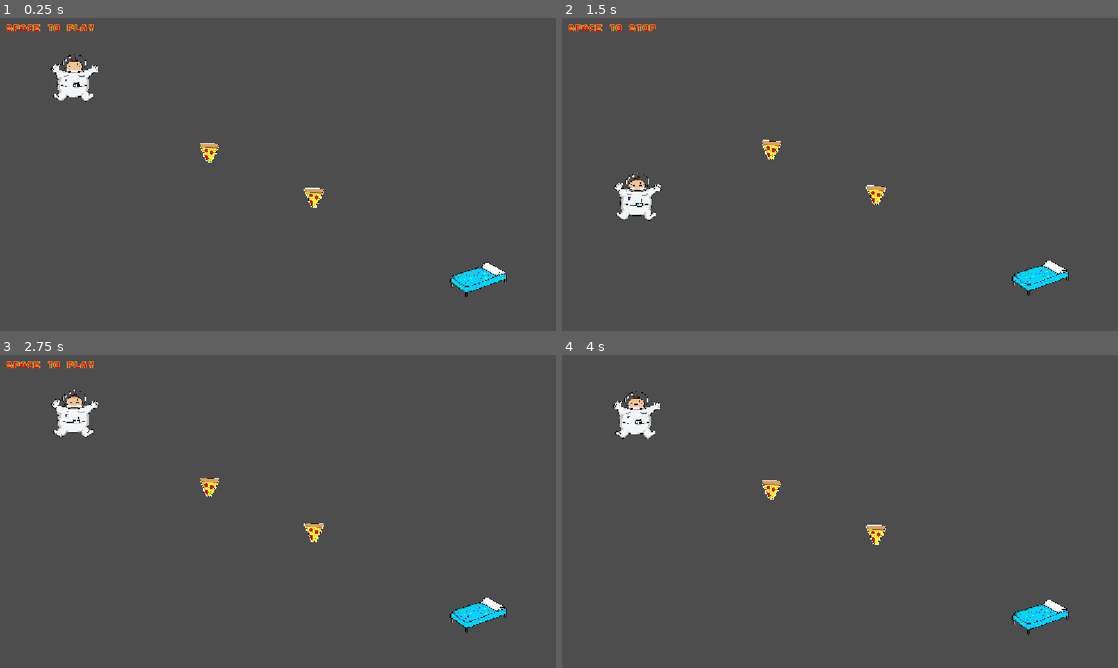
Above: before the commit, frames 1-4 (two rows, left to right).
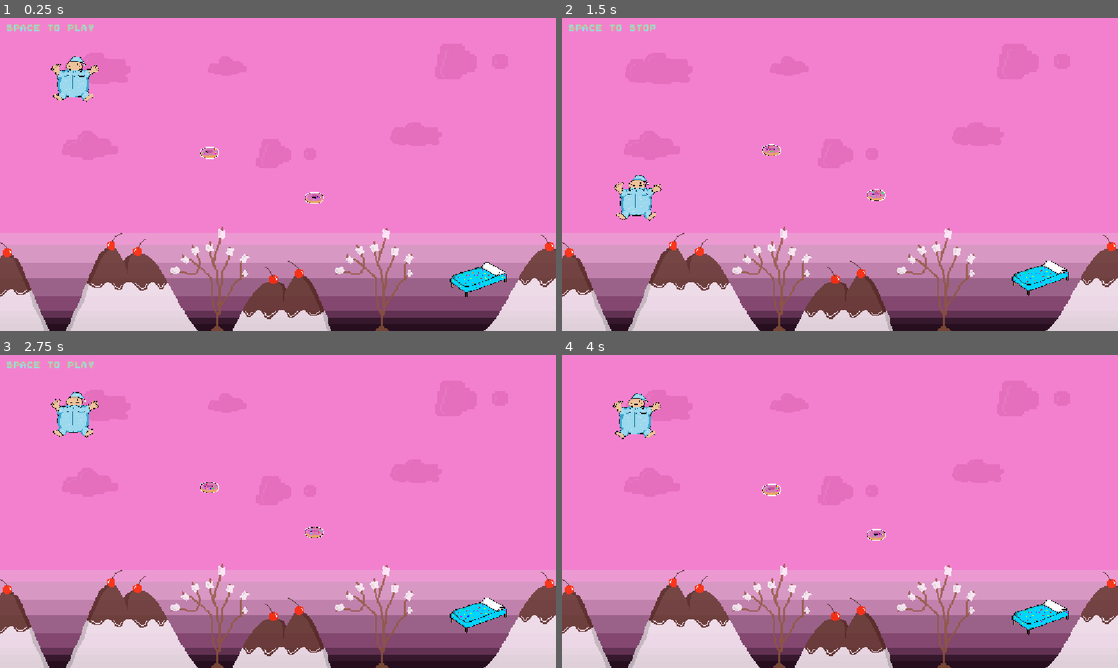
Above: after the commit, the same moments.

Repository: ivaivaiva1/desenhar_fofo
Game: Godot game, scene res://Scenes/level_manager.tscn
The game is run twice, just before and just after one commit, with the same random seed, the same clock (stepped at 60 frames per second) and the same inputs.
Inputs (mouse positions are in pixels of both pictures, inside the frame that each line leads up to):
- Up to frame 1 (0.25 s): no input
- Up to frame 2 (1.5 s): move the mouse to (840, 27) at 0.52 s; click (840, 27) at 0.67 s; tap Space (ui_accept) at 0.77 s; move the mouse to (728, 190) at 1.27 s; click (728, 190) at 1.42 s
- Up to frame 3 (2.75 s): tap Space (ui_accept) at 1.52 s; move the mouse to (333, 442) at 2.02 s; click (333, 442) at 2.17 s
- Up to frame 4 (4 s): move the mouse to (812, 574) at 2.77 s; click (812, 574) at 2.92 s; tap Space (ui_accept) at 3.02, 3.77 s; move the mouse to (1006, 558) at 3.52 s; click (1006, 558) at 3.67 s

The runs differ from the first frame. In frame 1, 99% of the frame differs, in the area x 0-100%, y 0-100%; in frame 2, 99%; in frame 3, 99%; in frame 4, 99%.

Commit message:
feat: SkinPicker

Diff:
--- a/Levels/Candy/level08_candy.tscn
+++ b/Levels/Candy/level08_candy.tscn
@@ -45,9 +45,11 @@
 [node name="pudim" parent="." unique_id=2051217350 instance=ExtResource("6_eqi3e")]
 position = Vector2(128, 448)
 rotation = 1.5707964
-pudim_force = 800.0
+pudim_force = 500.0
 
 [node name="pudim2" parent="." unique_id=540096184 instance=ExtResource("6_eqi3e")]
 position = Vector2(1024, 448)
 rotation = -1.5707964
-pudim_force = 800.0
+pudim_force = 500.0
+
+[editable path="collectables_controller/collectable"]
--- a/Scenes/Entitys/cama.tscn
+++ b/Scenes/Entitys/cama.tscn
@@ -1,13 +1,15 @@
 [gd_scene format=3 uid="uid://m64lbytajtml"]
 
 [ext_resource type="Script" uid="uid://bxntjccfapdub" path="res://Scripts/GameCore/Objects/cama.gd" id="1_5o4a5"]
-[ext_resource type="Texture2D" uid="uid://bcynbwdwllm32" path="res://Sprites/cama.png" id="1_hiwqy"]
+[ext_resource type="Texture2D" uid="uid://bcynbwdwllm32" path="res://Sprites/Candy/cama_candy.png" id="1_hiwqy"]
 [ext_resource type="Script" uid="uid://cbc24q2fpet5x" path="res://Scripts/Behaviours/floating.gd" id="2_yx27d"]
 
 [node name="cama" type="Node2D" unique_id=1009130463 groups=["Cama"]]
 script = ExtResource("1_5o4a5")
+entity_type = 2
 
 [node name="Sprite" type="Sprite2D" parent="." unique_id=1182990813]
+unique_name_in_owner = true
 scale = Vector2(1.15, 1.15)
 texture = ExtResource("1_hiwqy")
 
--- a/Scenes/Entitys/player.tscn
+++ b/Scenes/Entitys/player.tscn
@@ -1,7 +1,7 @@
 [gd_scene format=3 uid="uid://cre6fiyfcf35x"]
 
 [ext_resource type="Script" uid="uid://doceqgnqsgu5" path="res://Scripts/GameCore/Objects/player.gd" id="1_cvnsp"]
-[ext_resource type="Texture2D" uid="uid://biqh22lkslyvy" path="res://Sprites/gordao_astronauta.png" id="2_cvnsp"]
+[ext_resource type="Texture2D" uid="uid://biqh22lkslyvy" path="res://Sprites/Space/bob_space.png" id="2_cvnsp"]
 
 [sub_resource type="PhysicsMaterial" id="PhysicsMaterial_ryrav"]
 friction = 0.02
--- a/Scenes/Entitys/pudim.tscn
+++ b/Scenes/Entitys/pudim.tscn
@@ -1,8 +1,8 @@
 [gd_scene format=3 uid="uid://c8rqtnxypgm2q"]
 
-[ext_resource type="Texture2D" uid="uid://doaryc8bvmlbd" path="res://Sprites/prato.png" id="1_0506k"]
+[ext_resource type="Texture2D" uid="uid://doaryc8bvmlbd" path="res://Sprites/Candy/prato.png" id="1_0506k"]
 [ext_resource type="Script" uid="uid://c53s34m5o7vy1" path="res://Scripts/Entitys/pudim.gd" id="1_i4r8i"]
-[ext_resource type="Texture2D" uid="uid://qyc7n8op0nbm" path="res://Sprites/gelatina_amarela.png" id="2_i4r8i"]
+[ext_resource type="Texture2D" uid="uid://b8nf62o6co4pv" path="res://Sprites/Candy/gelatina_rosa.png" id="3_h3n23"]
 [ext_resource type="Script" uid="uid://cbc24q2fpet5x" path="res://Scripts/Behaviours/floating.gd" id="4_h3n23"]
 
 [node name="Pudim" type="StaticBody2D" unique_id=540096184 groups=["Pudim"]]
@@ -29,7 +29,7 @@
 [node name="pudim_sprite" type="Sprite2D" parent="sprites_container" unique_id=1241014564]
 unique_name_in_owner = true
 scale = Vector2(2.595, 2.595)
-texture = ExtResource("2_i4r8i")
+texture = ExtResource("3_h3n23")
 
 [node name="floating" type="Node2D" parent="." unique_id=987034080 node_paths=PackedStringArray("floating_object")]
 script = ExtResource("4_h3n23")
--- /dev/null
+++ b/Scenes/Enviorements/candy_enviorement.tscn
@@ -0,0 +1,127 @@
+[gd_scene format=3 uid="uid://bjiygpavx67dp"]
+
+[ext_resource type="Texture2D" uid="uid://dynn24s0cgww8" path="res://Sprites/Candy/Enviorement/sky1.png" id="1_yj73v"]
+[ext_resource type="Texture2D" uid="uid://br3hu3gt17jcy" path="res://Sprites/Candy/Enviorement/sky2.png" id="2_6s8k7"]
+[ext_resource type="Texture2D" uid="uid://58fhp3m762ya" path="res://Sprites/Candy/Enviorement/sky4.png" id="3_jchrq"]
+[ext_resource type="Texture2D" uid="uid://oexbrmxo2uuf" path="res://Sprites/Candy/Enviorement/sky3.png" id="4_8sfmg"]
+[ext_resource type="Texture2D" uid="uid://b5mv7brituycr" path="res://Sprites/Candy/Enviorement/marshmallow_tree.png" id="5_d2xpe"]
+[ext_resource type="Texture2D" uid="uid://ia5nmvp0gtap" path="res://Sprites/Candy/Enviorement/sweet_mountain.png" id="6_3gkgr"]
+[ext_resource type="Texture2D" uid="uid://c75wgj1nan33w" path="res://Sprites/Candy/Enviorement/cloud_1.png" id="7_rswk1"]
+[ext_resource type="Texture2D" uid="uid://mcy8ebs17j57" path="res://Sprites/Candy/Enviorement/cloud_2.png" id="8_kb8rp"]
+[ext_resource type="Texture2D" uid="uid://xals5i2qw46p" path="res://Sprites/Candy/Enviorement/cloud_3.png" id="9_0ow7h"]
+
+[node name="CandyEnviorement" type="Node2D" unique_id=1520312425]
+
+[node name="Sky1" type="Sprite2D" parent="." unique_id=493116398]
+visible = false
+z_index = -4096
+position = Vector2(574.6667, 326.5)
+scale = Vector2(0.6027778, 0.6027778)
+texture = ExtResource("1_yj73v")
+
+[node name="Sky2" type="Sprite2D" parent="." unique_id=2033112129]
+visible = false
+z_index = -4096
+position = Vector2(572.1854, 328.75)
+scale = Vector2(2.4438205, 2.4438202)
+texture = ExtResource("2_6s8k7")
+
+[node name="Sky3" type="Sprite2D" parent="." unique_id=731868240]
+visible = false
+z_index = -4096
+position = Vector2(660, 328.5)
+scale = Vector2(4.4066668, 4.4066668)
+texture = ExtResource("4_8sfmg")
+
+[node name="Sky4" type="Sprite2D" parent="." unique_id=920171103]
+z_index = -4096
+position = Vector2(574.37494, 324)
+scale = Vector2(3.8708332, 3.255)
+texture = ExtResource("3_jchrq")
+
+[node name="MarshmallowTree" type="Sprite2D" parent="." unique_id=682389699]
+modulate = Color(1, 1, 1, 0.7647059)
+z_index = -1000
+position = Vector2(776, 546)
+scale = Vector2(1.4642857, 1.4642857)
+texture = ExtResource("5_d2xpe")
+
+[node name="MarshmallowTree2" type="Sprite2D" parent="." unique_id=1227331052]
+modulate = Color(1, 1, 1, 0.7647059)
+z_index = -1000
+position = Vector2(435, 546)
+scale = Vector2(1.4642857, 1.4642857)
+texture = ExtResource("5_d2xpe")
+
+[node name="SweetMountain" type="Sprite2D" parent="." unique_id=1483374933]
+modulate = Color(1, 1, 1, 0.8627451)
+z_index = -1000
+position = Vector2(295, 572.00006)
+scale = Vector2(2.0259995, 2.0259995)
+texture = ExtResource("6_3gkgr")
+
+[node name="SweetMountain2" type="Sprite2D" parent="." unique_id=670801758]
+modulate = Color(1, 1, 1, 0.8627451)
+z_index = -1000
+position = Vector2(556, 630)
+scale = Vector2(2.0259995, 2.0259995)
+texture = ExtResource("6_3gkgr")
+flip_h = true
+
+[node name="SweetMountain3" type="Sprite2D" parent="." unique_id=1637645059]
+modulate = Color(1, 1, 1, 0.8627451)
+z_index = -1000
+position = Vector2(1128, 563.00006)
+scale = Vector2(2.0259995, 2.0259995)
+texture = ExtResource("6_3gkgr")
+flip_h = true
+
+[node name="SweetMountain4" type="Sprite2D" parent="." unique_id=1017383078]
+modulate = Color(1, 1, 1, 0.8627451)
+z_index = -1000
+position = Vector2(-50, 586.00006)
+scale = Vector2(2.0259995, 2.0259995)
+texture = ExtResource("6_3gkgr")
+flip_h = true
+
+[node name="Cloud1" type="Sprite2D" parent="." unique_id=1103447442]
+modulate = Color(0.84, 0.47879997, 0.72562003, 0.49803922)
+z_index = -1000
+position = Vector2(200.99998, 105)
+scale = Vector2(2.58, 2.58)
+texture = ExtResource("7_rswk1")
+
+[node name="Cloud2" type="Sprite2D" parent="." unique_id=808086901]
+modulate = Color(0.84, 0.47879997, 0.72562003, 0.49803922)
+z_index = -1000
+position = Vector2(862.225, 240.375)
+scale = Vector2(1.9700001, 1.9700001)
+texture = ExtResource("7_rswk1")
+
+[node name="Cloud3" type="Sprite2D" parent="." unique_id=2122272762]
+modulate = Color(0.84, 0.47879997, 0.72562003, 0.49803922)
+z_index = -1000
+position = Vector2(976, 90)
+scale = Vector2(5.214286, 5.214286)
+texture = ExtResource("8_kb8rp")
+
+[node name="Cloud6" type="Sprite2D" parent="." unique_id=1507023488]
+modulate = Color(0.84, 0.47879997, 0.72562003, 0.49803922)
+z_index = -1000
+position = Vector2(593.0178, 281.25003)
+scale = Vector2(4.249998, 4.249998)
+texture = ExtResource("8_kb8rp")
+
+[node name="Cloud4" type="Sprite2D" parent="." unique_id=1542668001]
+modulate = Color(0.84, 0.47879997, 0.72562003, 0.49803922)
+z_index = -1000
+position = Vector2(186.58334, 263.25)
+scale = Vector2(2.8333335, 2.8333333)
+texture = ExtResource("9_0ow7h")
+
+[node name="Cloud5" type="Sprite2D" parent="." unique_id=483153927]
+modulate = Color(0.84, 0.47879997, 0.72562003, 0.49803922)
+z_index = -1000
+position = Vector2(471.67264, 99.125)
+scale = Vector2(1.9880964, 1.9880961)
+texture = ExtResource("9_0ow7h")
--- a/Scenes/Enviorements/space_enviorement.tscn
+++ b/Scenes/Enviorements/space_enviorement.tscn
@@ -1,7 +1,7 @@
 [gd_scene format=3 uid="uid://cpgoaknm65vp5"]
 
-[ext_resource type="Texture2D" uid="uid://hcaex61xyblt" path="res://Sprites/pixelart_starfields/pixelart_starfield.png" id="1_7vfud"]
-[ext_resource type="Texture2D" uid="uid://bomsuprhx1klp" path="res://Sprites/pixelart_starfields/pixelart_starfield_corona.png" id="2_qsvle"]
+[ext_resource type="Texture2D" uid="uid://hcaex61xyblt" path="res://Sprites/Space/pixelart_starfields/pixelart_starfield.png" id="1_7vfud"]
+[ext_resource type="Texture2D" uid="uid://bomsuprhx1klp" path="res://Sprites/Space/pixelart_starfields/pixelart_starfield_corona.png" id="2_qsvle"]
 
 [node name="SpaceEnviorement" type="Node2D" unique_id=1520312425]
 
--- a/Scenes/food.tscn
+++ b/Scenes/food.tscn
@@ -1,6 +1,6 @@
 [gd_scene format=3 uid="uid://cumvxyqe4xg4r"]
 
-[ext_resource type="Texture2D" uid="uid://vaub5rxhlur4" path="res://Sprites/pizza.png" id="1_3rsma"]
+[ext_resource type="Texture2D" uid="uid://vaub5rxhlur4" path="res://Sprites/Space/pizza.png" id="1_3rsma"]
 [ext_resource type="Script" uid="uid://fjshigaxwr0q" path="res://Scripts/GameCore/Objects/collectable.gd" id="1_licok"]
 [ext_resource type="Script" uid="uid://cbc24q2fpet5x" path="res://Scripts/Behaviours/floating.gd" id="3_me652"]
 
@@ -10,6 +10,7 @@
 [node name="food" type="Node2D" unique_id=186391876 groups=["Collectable"]]
 scale = Vector2(1.015, 1.015)
 script = ExtResource("1_licok")
+entity_type = 1
 
 [node name="Area2D" type="Area2D" parent="." unique_id=1524499499]
 
--- a/Scenes/level_manager.tscn
+++ b/Scenes/level_manager.tscn
@@ -13,7 +13,6 @@
 [node name="load_level" type="Node2D" parent="." unique_id=306488323]
 unique_name_in_owner = true
 script = ExtResource("2_ghtn7")
-current_world = 1
 level = 1
 
 [node name="line_controller" type="Node2D" parent="." unique_id=1640535268]
@@ -27,6 +26,6 @@
 script = ExtResource("9_ejytl")
 
 [node name="state_label" parent="." unique_id=23194447 instance=ExtResource("6_pakjl")]
-theme_override_colors/default_color = Color(0.8627451, 0.047058824, 0.047058824, 1)
-theme_override_colors/font_outline_color = Color(0.9843137, 0.9490196, 0.21176471, 1)
+theme_override_colors/default_color = Color(0.84313726, 0.48235294, 0.7294118, 1)
+theme_override_colors/font_outline_color = Color(0.6039216, 0.84705883, 0.93333334, 1)
 text = " SPACE TO PLAY"
--- a/Scenes/player_spawner.tscn
+++ b/Scenes/player_spawner.tscn
@@ -1,16 +1,19 @@
 [gd_scene format=3 uid="uid://hv0uyenq7lw7"]
 
-[ext_resource type="Texture2D" uid="uid://biqh22lkslyvy" path="res://Sprites/gordao_astronauta.png" id="1_iwcbr"]
+[ext_resource type="Texture2D" uid="uid://biqh22lkslyvy" path="res://Sprites/Space/bob_space.png" id="1_iwcbr"]
+[ext_resource type="Script" uid="uid://bm3hli5g32ixb" path="res://Scripts/GameCore/player_spawner.gd" id="1_o4mbg"]
 [ext_resource type="Script" uid="uid://cbc24q2fpet5x" path="res://Scripts/Behaviours/floating.gd" id="2_o4mbg"]
 
 [node name="player_spawner" type="Marker2D" unique_id=1071021330 groups=["PlayerSpawner"]]
+script = ExtResource("1_o4mbg")
 
-[node name="Sprite2D" type="Sprite2D" parent="." unique_id=301654723]
+[node name="Sprite" type="Sprite2D" parent="." unique_id=301654723]
+unique_name_in_owner = true
 scale = Vector2(0.86, 0.86)
 texture = ExtResource("1_iwcbr")
 
 [node name="floating" type="Node2D" parent="." unique_id=1376148530 node_paths=PackedStringArray("floating_object")]
 script = ExtResource("2_o4mbg")
-floating_object = NodePath("../Sprite2D")
+floating_object = NodePath("../Sprite")
 float_height = 4.0
 float_duration = 1.5
--- a/Scripts/GameCore/Objects/cama.gd
+++ b/Scripts/GameCore/Objects/cama.gd
@@ -1,7 +1,13 @@
 extends Node2D
 class_name Cama
 
+@export var entity_type: SkinPicker.ENTITY_TYPE
 @onready var collectables_controller: CollectablesController = get_parent()
+@onready var sprite: Sprite2D = %Sprite
+
+
+func _ready() -> void:
+	SkinPicker.change_skin(entity_type, sprite)
 
 
 func _on_area_2d_area_entered(area: Area2D) -> void:
--- a/Scripts/GameCore/Objects/collectable.gd
+++ b/Scripts/GameCore/Objects/collectable.gd
@@ -1,8 +1,12 @@
 extends Node2D
 class_name Collectable
 
+@export var entity_type: SkinPicker.ENTITY_TYPE
 var is_picked: bool = false
 @onready var sprite: Sprite2D = %Sprite
+
+func _ready() -> void:
+	SkinPicker.change_skin(entity_type, sprite)
 
 
 func _on_area_2d_area_entered(area: Area2D) -> void:
--- a/Scripts/GameCore/Objects/line.gd
+++ b/Scripts/GameCore/Objects/line.gd
@@ -5,6 +5,6 @@
 var render_points := PackedVector2Array()
 var collision_points := PackedVector2Array()
 
-var color := Color.WHITE
+var color := Color.DEEP_PINK
 var width := 3.0
 var collision := true
--- a/Scripts/GameCore/Objects/player.gd
+++ b/Scripts/GameCore/Objects/player.gd
@@ -2,13 +2,17 @@
 class_name Player
 
 var level_manager: LevelManager
+
+@export var entity_type: SkinPicker.ENTITY_TYPE
+@onready var sprite: Sprite2D = %Sprite
+
 @export var gravity_air: float = 100.0
 @export var gravity_ground_down: float = 6000.0
 @export var gravity_ground_up: float = 10
-@onready var sprite: Sprite2D = %Sprite
 
 
 func _ready() -> void:
+	SkinPicker.change_skin(entity_type, sprite)
 	original_scale = sprite.scale
 
 	contact_monitor = true
--- a/Scripts/GameCore/Objects/state_label.gd
+++ b/Scripts/GameCore/Objects/state_label.gd
@@ -1,8 +1,24 @@
 extends RichTextLabel
 
 @onready var timer: Timer = %Timer
+var font_color: Color = Color.BLACK
+var outline_color: Color = Color.WHITE
+
 
 func _ready() -> void:
+	set_label_color()
+	blink_text()
+
+
+func set_label_color():
+	var label_colors:= SkinPicker.label_color()
+	font_color = label_colors["font"] as Color
+	outline_color = label_colors["outline"] as Color
+	add_theme_color_override("default_color", font_color)
+	add_theme_color_override("font_outline_color", outline_color)
+
+
+func blink_text():
 	timer.start()
 	await timer.timeout
 	while(true):
--- a/Scripts/GameCore/line_controller.gd
+++ b/Scripts/GameCore/line_controller.gd
@@ -14,6 +14,7 @@
 
 
 func _ready():
+	line_rendering.line_color = SkinPicker.line_color()
 	line_started.connect(line_rendering._on_line_started)
 	point_added.connect(line_rendering._on_point_added)
 	line_finished.connect(line_rendering._on_line_finished)
--- a/Scripts/GameCore/line_rendering.gd
+++ b/Scripts/GameCore/line_rendering.gd
@@ -2,6 +2,7 @@
 class_name LineRendering
 
 var lines: Array[Line] = []
+var line_color: Color
 
 
 func add_line(line: Line):
@@ -28,7 +29,7 @@
 		if line.source_points.size() < 2: continue
 		draw_polyline(
 			line.source_points,
-			line.color,
+			line_color,
 			line.width
 		)
 
--- a/Scripts/GameCore/load_level.gd
+++ b/Scripts/GameCore/load_level.gd
@@ -10,12 +10,14 @@
 
 func _ready() -> void:
 	CurrentLevel.current_level = level
+	CurrentLevel.current_world = current_world
 	do_load_level()
 	spawn_enviorement()
 
 
 func do_load_level():
 	level = CurrentLevel.current_level
+	CurrentLevel.current_world = current_world
 	spawn_level()
 
 
@@ -46,11 +48,13 @@
 	level_instance.start(level_manager)
 
 
-
+var candy_enviorement: PackedScene = preload("uid://bjiygpavx67dp")
 var space_enviorement: PackedScene = preload("uid://cpgoaknm65vp5")
 func spawn_enviorement():
 	var target_enviorement: PackedScene
 	match current_world:
+		CurrentLevel.WORLDS.CANDY:
+			target_enviorement = candy_enviorement
 		CurrentLevel.WORLDS.SPACE:
 			target_enviorement = space_enviorement
 	if target_enviorement == null: return
--- /dev/null
+++ b/Scripts/GameCore/player_spawner.gd
@@ -0,0 +1,8 @@
+extends Marker2D
+
+@export var entity_type: SkinPicker.ENTITY_TYPE
+@onready var sprite: Sprite2D = %Sprite
+
+
+func _ready() -> void:
+	SkinPicker.change_skin(entity_type, sprite)
--- a/Scripts/Globals/current_level.gd
+++ b/Scripts/Globals/current_level.gd
@@ -1,9 +1,10 @@
 extends Node
 
 var current_level: int
+var current_world: WORLDS
 
 enum WORLDS {
+	CANDY,
 	SPACE,
-	CANDY,
 	SNOW
 }
--- /dev/null
+++ b/Scripts/Globals/skin_picker.gd
@@ -0,0 +1,93 @@
+extends Node
+
+enum ENTITY_TYPE {
+	BOB,
+	FOOD,
+	CAMA
+}
+
+# LINE COLOR
+const LINE_CANDY := {"color": Color.DEEP_PINK}
+const LINE_SPACE := {"color": Color.WHITE}
+
+# STATE_LABEL COLOR
+const FONT_COLOR_CANDY := {"color": Color("9ad8ee")}
+const OUTLINE_COLOR_CANDY := {"color": Color("e8a662")}
+const FONT_COLOR_SPACE := {"color": Color("fbf236")}
+const OUTLINE_COLOR_SPACE := {"color": Color("dc0c0c")}
+
+# BOB
+const BOB_CANDY := {"texture": preload("uid://dm6y5ehesh4wg")}
+const BOB_SPACE := {"texture": preload("uid://biqh22lkslyvy")}
+
+# FOOD
+const FOOD_CANDY := {"texture": preload("uid://dgt64h8fkfp17")}
+const FOOD_SPACE := {"texture": preload("uid://vaub5rxhlur4")}
+
+# CAMA
+const CAMA_CANDY := {"texture": preload("uid://bcynbwdwllm32")}
+const CAMA_SPACE := {"texture": preload("uid://cs2m2vlka8yw3")}
+
+
+
+func change_skin(entity_type: ENTITY_TYPE, sprite):
+	var current_world:= CurrentLevel.current_world
+	match entity_type:
+		ENTITY_TYPE.BOB:
+			retexture_bob(current_world, sprite)
+		ENTITY_TYPE.FOOD:
+			retexture_food(current_world, sprite)
+		ENTITY_TYPE.CAMA:
+			retexture_cama(current_world, sprite)
+
+
+func retexture_bob(current_world: CurrentLevel.WORLDS, sprite):
+	match current_world:
+		CurrentLevel.WORLDS.CANDY:
+			sprite.texture = BOB_CANDY.texture
+		CurrentLevel.WORLDS.SPACE:
+			sprite.texture = BOB_SPACE.texture
+
+func retexture_food(current_world: CurrentLevel.WORLDS, sprite):
+	match current_world:
+		CurrentLevel.WORLDS.CANDY:
+			sprite.texture = FOOD_CANDY.texture
+		CurrentLevel.WORLDS.SPACE:
+			sprite.texture = FOOD_SPACE.texture
+
+func retexture_cama(current_world: CurrentLevel.WORLDS, sprite):
+	match current_world:
+		CurrentLevel.WORLDS.CANDY:
+			sprite.texture = CAMA_CANDY.texture
+		CurrentLevel.WORLDS.SPACE:
+			print("space")
+			sprite.texture = CAMA_SPACE.texture
+
+
+func line_color():
+	var current_world:= CurrentLevel.current_world
+	match current_world:
+		CurrentLevel.WORLDS.CANDY:
+			return LINE_CANDY.color
+		CurrentLevel.WORLDS.SPACE:
+			return LINE_SPACE.color
+
+
+func label_color() -> Dictionary:
+	var current_world:= CurrentLevel.current_world
+	match current_world:
+		CurrentLevel.WORLDS.CANDY:
+			return {
+				"font": FONT_COLOR_CANDY.color,
+				"outline": OUTLINE_COLOR_CANDY.color
+			}
+		CurrentLevel.WORLDS.SPACE:
+			return {
+				"font": FONT_COLOR_SPACE.color,
+				"outline": OUTLINE_COLOR_SPACE.color
+			}
+		_:
+			return {
+				"font": FONT_COLOR_CANDY.color,
+				"outline": OUTLINE_COLOR_CANDY.color
+			}
--- a/project.godot
+++ b/project.godot
@@ -18,6 +18,7 @@
 [autoload]
 
 CurrentLevel="*uid://2xgiptyacinv"
+SkinPicker="*uid://cs5cgf165xdqs"
 
 [display]
 
Not shown, added: Scripts/GameCore/player_spawner.gd.uid
Not shown, added: Scripts/Globals/skin_picker.gd.uid
Binary file added: Sprites/Candy/Enviorement/cloud_1.png
Not shown, added: Sprites/Candy/Enviorement/cloud_1.png.import
Binary file added: Sprites/Candy/Enviorement/cloud_2.png
Not shown, changed: Sprites/Candy/Enviorement/cloud_2.png.import
Binary file added: Sprites/Candy/Enviorement/cloud_3.png
Not shown, added: Sprites/Candy/Enviorement/cloud_3.png.import
Binary file added: Sprites/Candy/Enviorement/marshmallow_tree.png
Not shown, changed: Sprites/Candy/Enviorement/marshmallow_tree.png.import
Binary file added: Sprites/Candy/Enviorement/sky1.png
Not shown, added: Sprites/Candy/Enviorement/sky1.png.import
(and 36 more such lines)
